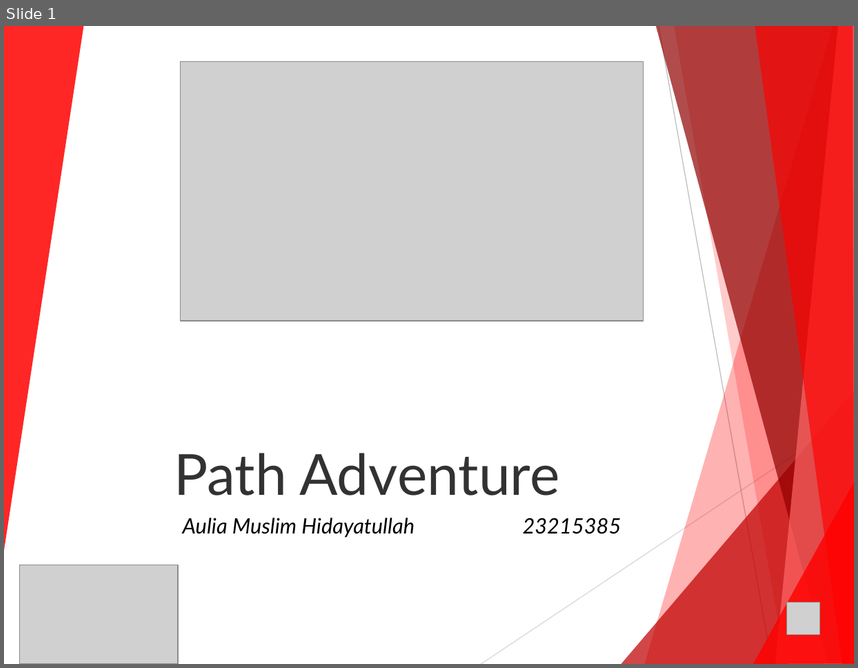
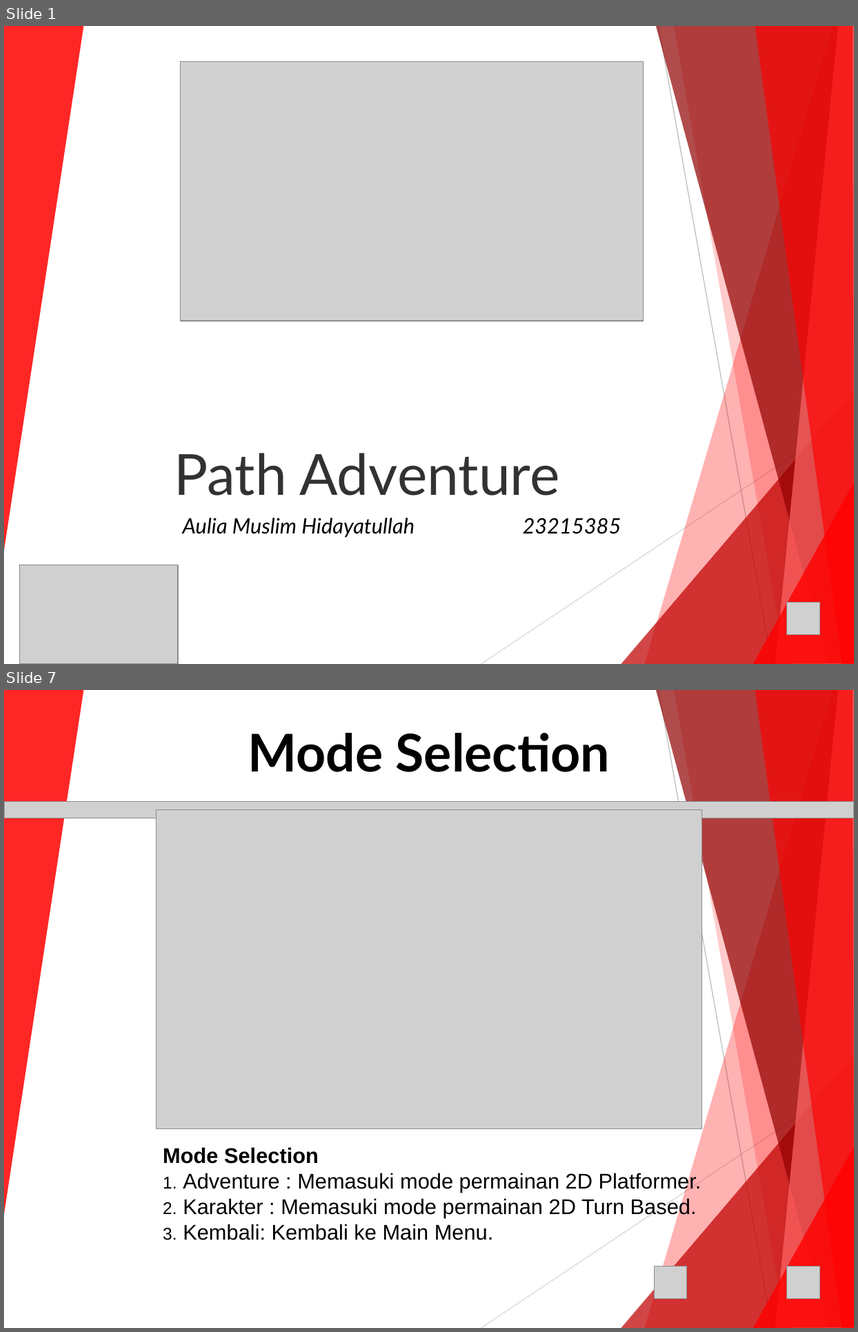
Before and after one commit to lskk/Pathfinding_Adventures, a slide deck: 23215385-PathAdventure-Document/Pathfinding Adventure - 23215385.ppt. Shown one above the other, each under a label of ours: slide 1 before the commit, slides 1 and 7 after it; the slides between them are not shown. The pictures are 858x668 and 858x1332 pixels, drawn with LibreOffice and Linux fonts; fonts in the diff are those of the drawing; grey boxes stand for pictures; background and template pictures are left out. Boxes give left, top, right and bottom in pixels: in the first picture for what was removed or moved away, otherwise in the second. Text is boxed around its words. In the diff, an @@ line names an element or a change of style, - is before the commit and + after.

Commit message:
Path Adventure - Coordinat & Running - Project Updates

```diff
--- a/23215385-PathAdventure-Document/Pathfinding Adventure - 23215385.ppt
+++ b/23215385-PathAdventure-Document/Pathfinding Adventure - 23215385.ppt
@@ slide 7 added at [4,690,854,1328], background picture (left out); not listed: 10 template elements that a slide beside it also shows @@
@@ title added at [248,733,611,772], 44 pt, text #000000, bold @@
+Mode Selection
@@ picture added at [4,801,854,818] @@
@@ picture added at [156,810,702,1130] @@
@@ text added at [163,1147,702,1240], 18 pt, text #000000 @@
+Mode Selection
+1. Adventure : Memasuki mode permainan 2D Platformer.
+2. Karakter : Memasuki mode permainan 2D Turn Based.
+3. Kembali: Kembali ke Main Menu.
@@ picture added at [654,1265,688,1299] @@
@@ picture added at [787,1265,820,1299] @@
```
Also in this commit, not shown: 7 slides changed, 13 other slides added, 7 other files.
